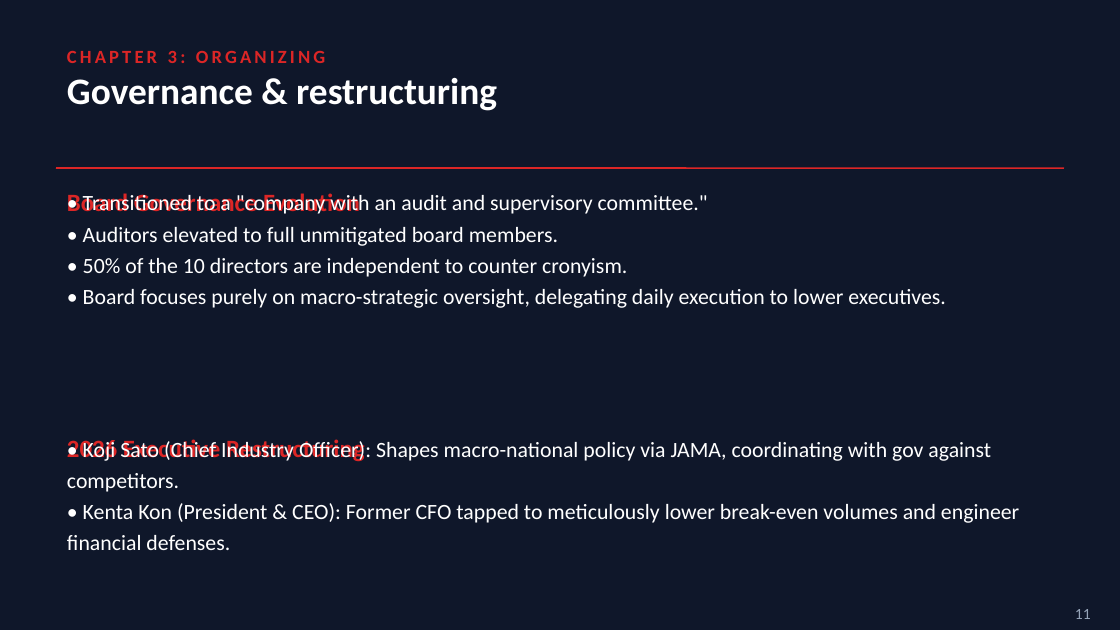
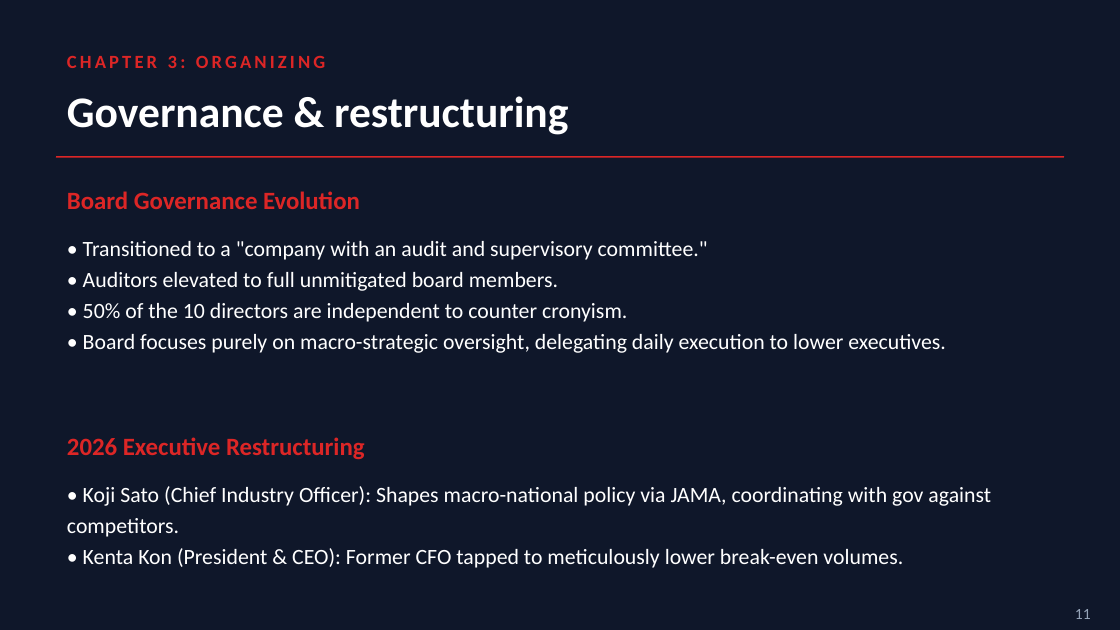
Before and after one commit to paymybills/EOMPresentation, a slide deck: slide 11 of EOM_Presentation.pptx. Drawn at 1120x630 pixels with LibreOffice and Linux fonts; fonts in the diff are those of the drawing. Boxes give left, top, right and bottom in pixels: in the first picture for what was removed or moved away, otherwise in the second. Text is boxed around its words. In the diff, an @@ line names an element or a change of style, - is before the commit and + after.

```diff
--- a/EOM_Presentation.pptx
+++ b/EOM_Presentation.pptx
@@ text "Governance & restructuring": place and size @@
-text "Governance & restructuring" at [67,78,497,111]
+text "Governance & restructuring" at [67,96,568,135]
@@ text "Governance & restructuring" at [67,96,568,135]: size 24 to 28 pt; vertical alignment middle to top @@
@@ line moved from (56, 168) - (1064, 168) to (56, 157) - (1064, 157) @@
@@ vertical alignment middle to top in 5 elements at [67,56,326,68], [67,191,360,209], [67,437,365,460], [67,486,991,568], [83,241,946,353] @@
@@ text "• Transitioned to a "company ...": place and size @@
-text "• Transitioned to a "company ..." at [83,193,946,308]
+text "• Transitioned to a "company ..." at [83,241,946,353]
@@ text "• Koji Sato (Chief Industry ...": place and size @@
-text "• Koji Sato (Chief Industry ..." at [67,439,1019,550]
+text "• Koji Sato (Chief Industry ..." at [67,486,991,568]
@@ text at [83,548,903,568]: text changed @@
-• Kenta Kon (President & CEO): Former CFO tapped to meticulously lower break-even volumes and engineer financial defenses.
+• Kenta Kon (President & CEO): Former CFO tapped to meticulously lower break-even volumes.
```
Also in this commit, not shown: 16 other slides changed, 1 other file.
